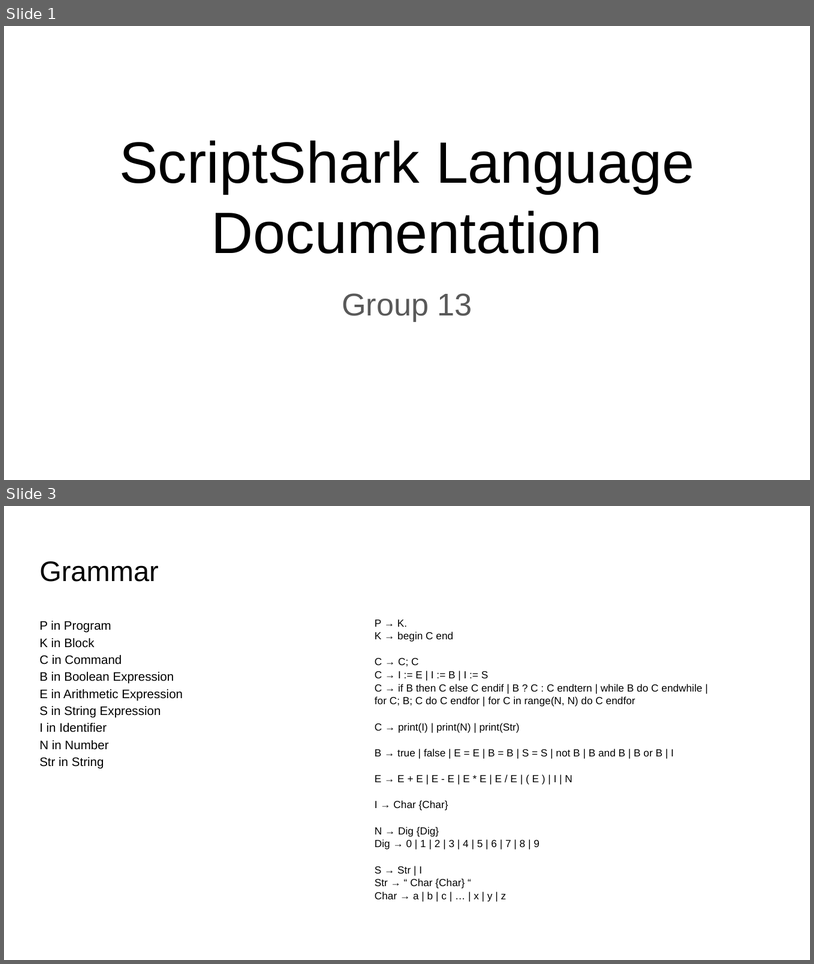
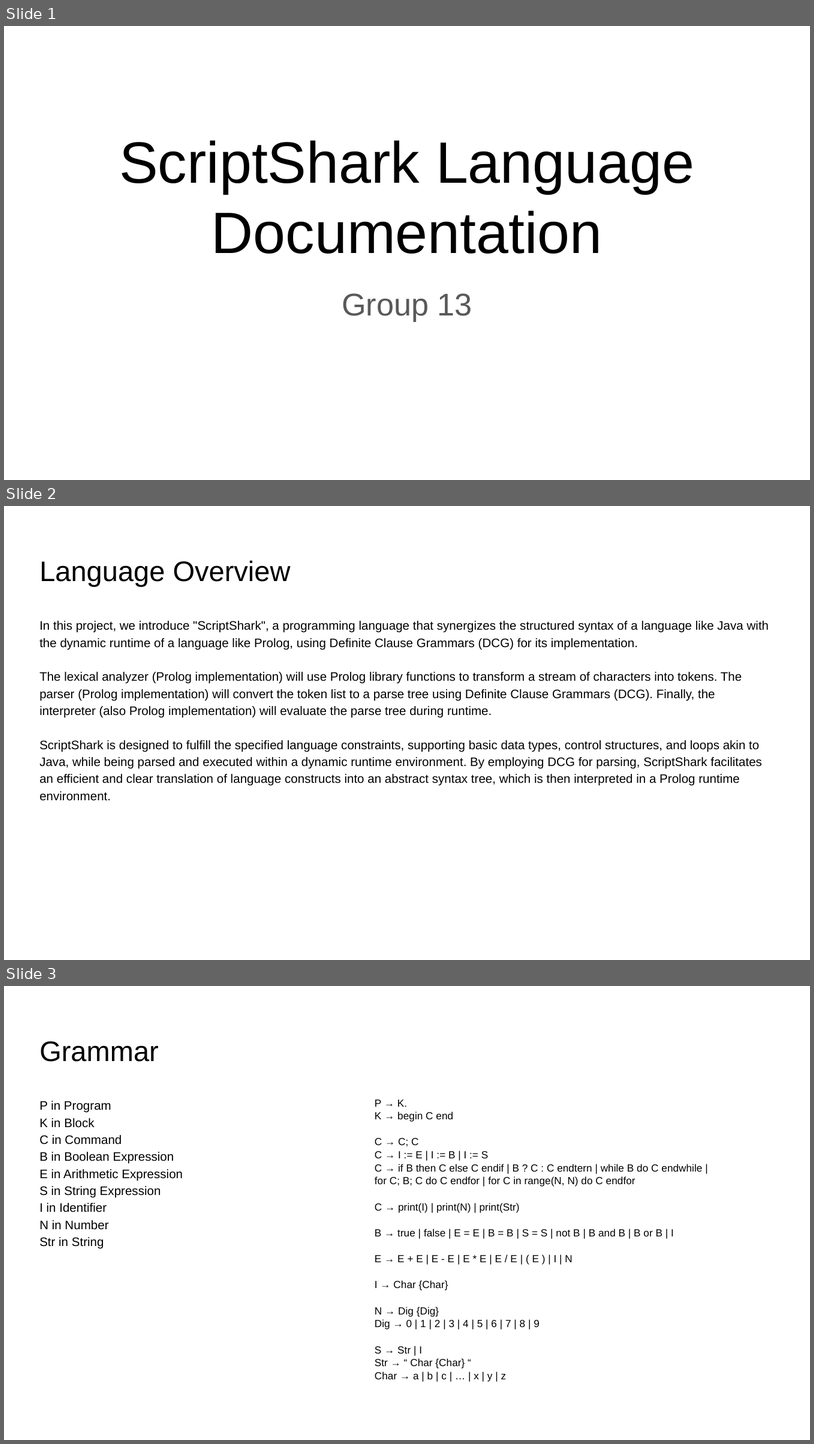
Before and after one commit to angelaczh/SER502-ScriptShark-Team13, a slide deck: doc/Documentation.pptx. Shown one above the other, each under a label of ours: slides 1 and 3 before the commit, slides 1, 2 and 3 after it; the slides between them are not shown. The pictures are 814x964 and 814x1444 pixels, drawn with LibreOffice and Linux fonts; fonts in the diff are those of the drawing. Boxes give left, top, right and bottom in pixels: in the first picture for what was removed or moved away, otherwise in the second. Text is boxed around its words. In the diff, an @@ line names an element or a change of style, - is before the commit and + after.

```diff
--- a/doc/Documentation.pptx
+++ b/doc/Documentation.pptx
@@ slide 2 added at (4,506,810,960), background #FFFFFF @@
@@ title added at (39,561,291,586), 25.2 pt, text #000000 @@
+Language Overview
@@ text added at (39,621,770,801), 11 pt, text #000000 @@
+In this project, we introduce "ScriptShark", a programming language that synergizes the structured syntax of a language like Java with the dynamic runtime of a language like Prolog, using Definite Clause Grammars (DCG) for its implementation.
+The lexical analyzer (Prolog implementation) will use Prolog library functions to transform a stream of characters into tokens. The parser (Prolog implementation) will convert the token list to a parse tree using Definite Clause Grammars (DCG). Finally, the interpreter (also Prolog implementation) will evaluate the parse tree during runtime.
+ScriptShark is designed to fulfill the specified language constraints, supporting basic data types, control structures, and loops akin to Java, while being parsed and executed within a dynamic runtime environment. By employing DCG for parsing, ScriptShark facilitates an efficient and clear translation of language constructs into an abstract syntax tree, which is then interpreted in a Prolog runtime environment.
```
Also in this commit, not shown: 1 slide changed, 8 other slides added, 3 slides removed.
